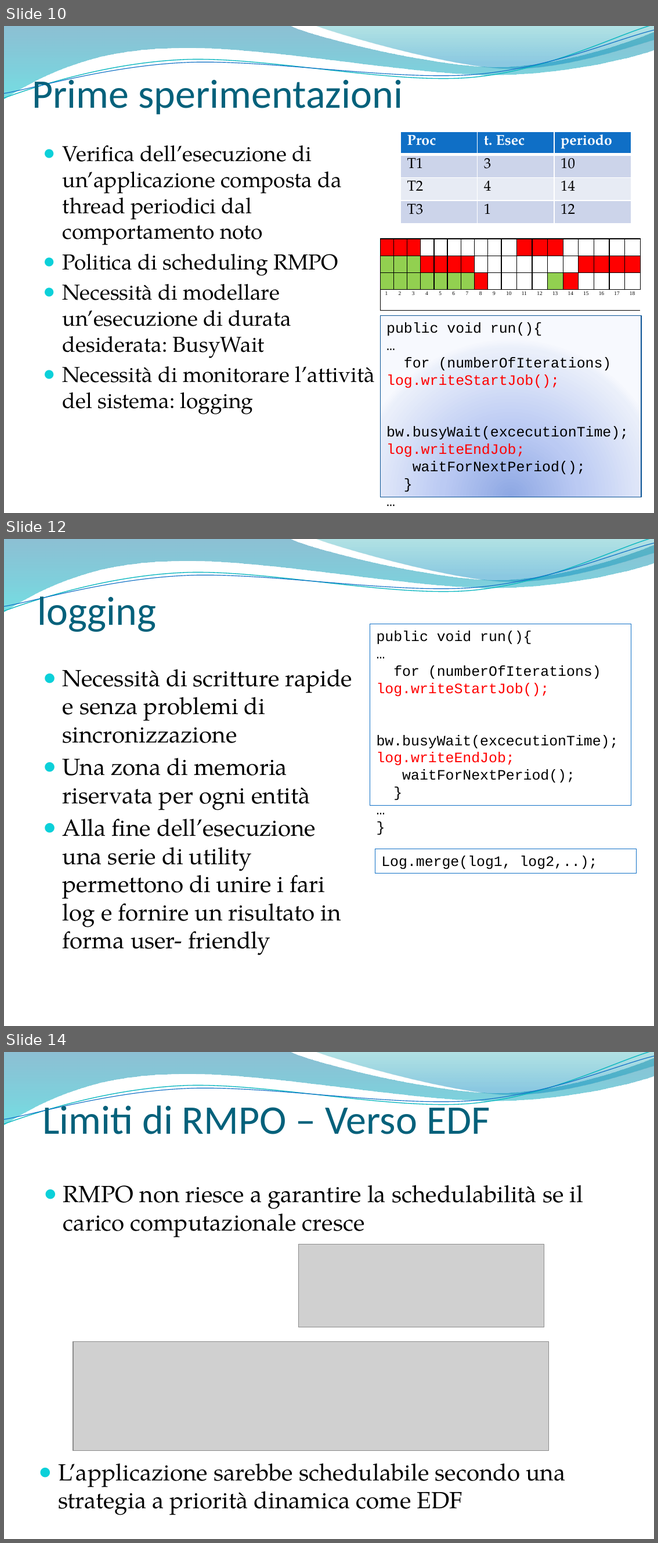
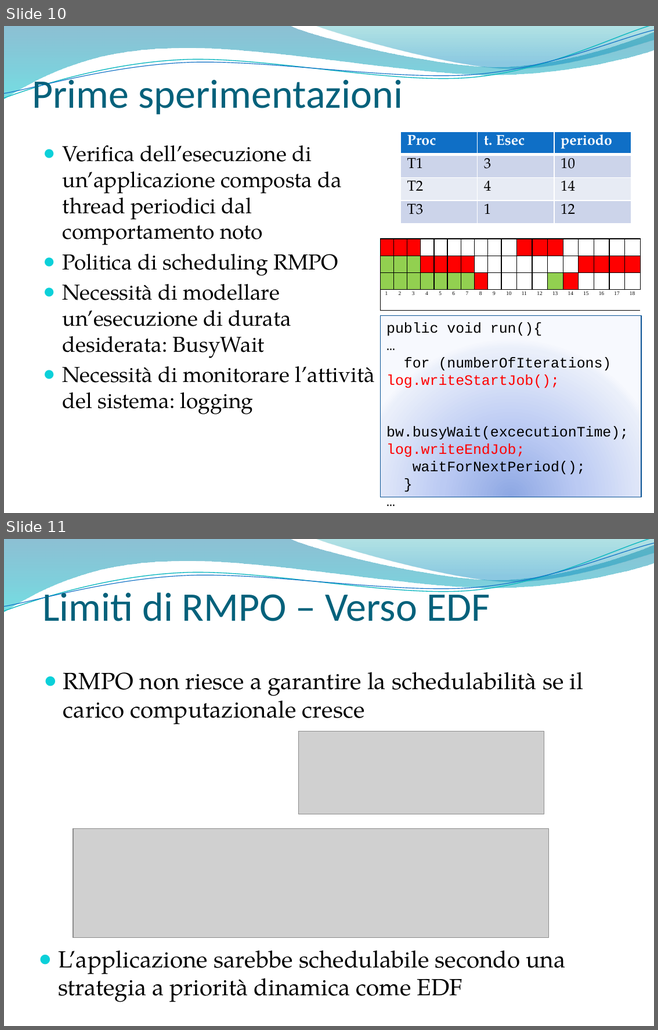
Before and after one commit to marconanni/provejavarealtime, a slide deck: SolarisNetBeansProjects/parti tesi/bozza presentazione.pptx. Shown one above the other, each under a label of ours: slides 10, 12 and 14 before the commit, slides 10 and 11 after it; the slides between them are not shown. The pictures are 658x1543 and 658x1030 pixels, drawn with LibreOffice and Linux fonts; fonts in the diff are those of the drawing; grey boxes stand for pictures; background and template pictures are left out. Boxes give left, top, right and bottom in pixels: in the first picture for what was removed or moved away, otherwise in the second. Text is boxed around its words. In the diff, an @@ line names an element or a change of style, - is before the commit and + after.

```diff
--- a/SolarisNetBeansProjects/parti tesi/bozza presentazione.pptx
+++ b/SolarisNetBeansProjects/parti tesi/bozza presentazione.pptx
@@ slide 12 removed at <box>4,539,654,1026</box>, background picture (left out); not listed: 4 template elements that a slide beside it also shows @@
@@ title removed at <box>37,591,156,632</box> @@
-logging
@@ rectangle removed at <box>370,624,631,805</box> @@
-public void run(){
-…
-for (numberOfIterations) log.writeStartJob(); bw.busyWait(excecutionTime);
-log.writeEndJob;
-waitForNextPeriod();
-}
-…
-}
@@ text removed at <box>63,669,353,955</box> @@
-● Necessità di scritture rapide e senza problemi di sincronizzazione
-● Una zona di memoria riservata per ogni entità
-● Alla fine dell’esecuzione una serie di utility permettono di unire i fari log e fornire un risultato in forma user- friendly
@@ rectangle removed at <box>375,849,636,873</box> @@
-Log.merge(log1, log2,..);
@@ what was slide 14 is now slide 11 @@
```
Also in this commit, not shown: 7 slides changed, 2 other slides removed.
